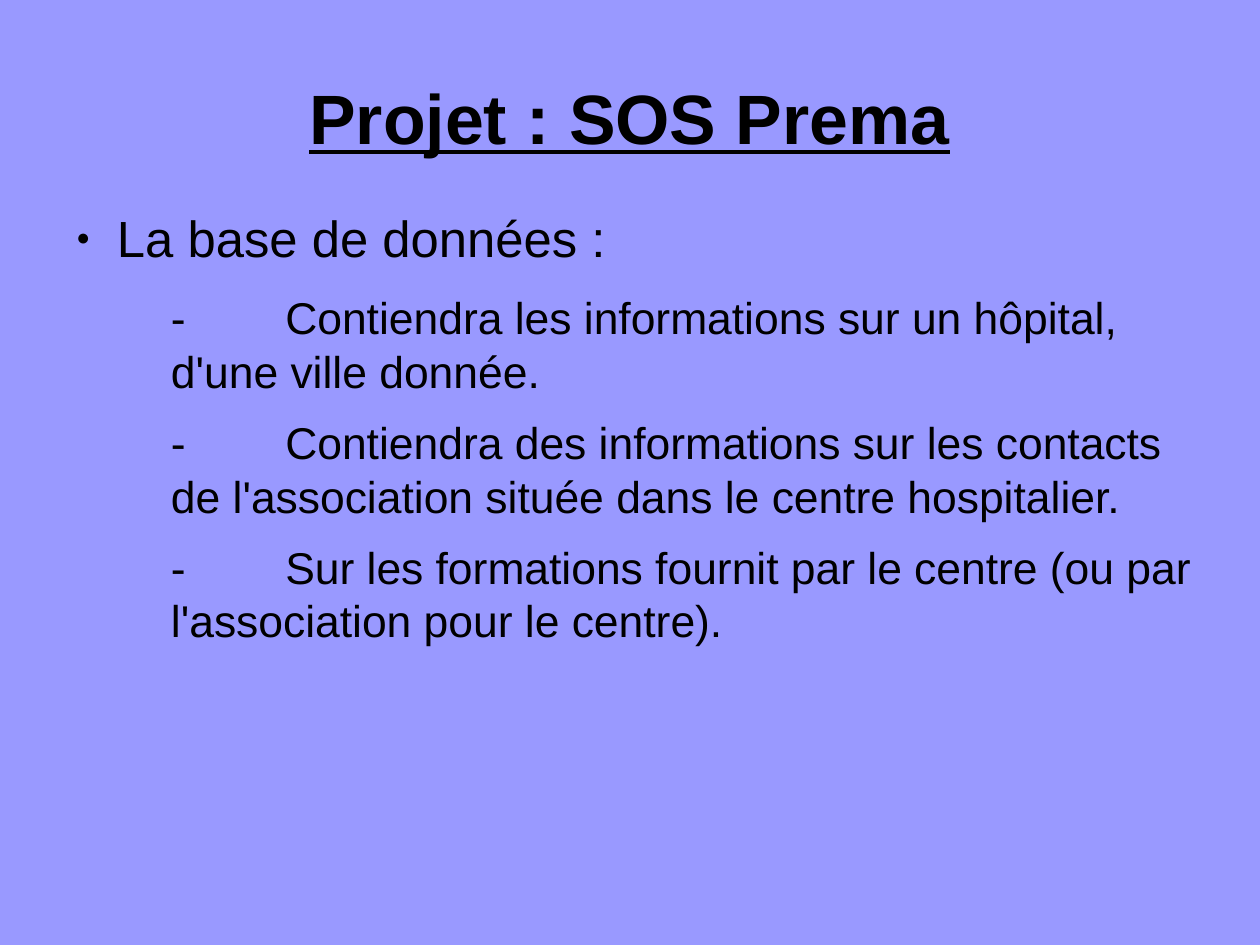
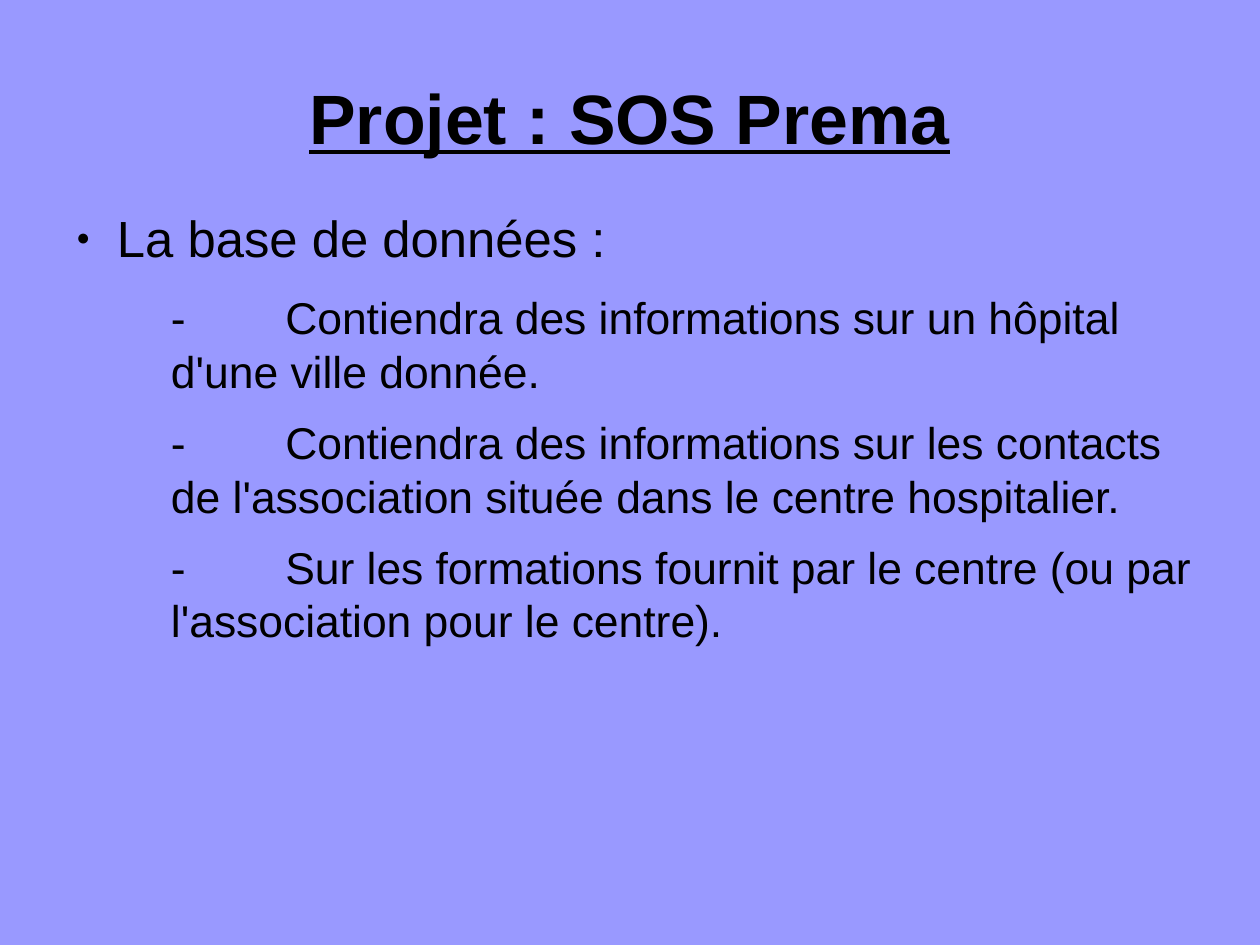
Before and after one commit to hlefe/sosprema, a slide deck: slide 4 of docs/présentation1.odp. Drawn at 1260x945 pixels with LibreOffice and Linux fonts; fonts in the diff are those of the drawing. Boxes give left, top, right and bottom in pixels: in the first picture for what was removed or moved away, otherwise in the second. Text is boxed around its words. In the diff, an @@ line names an element or a change of style, - is before the commit and + after.

```diff
--- a/docs/présentation1.odp
+++ b/docs/présentation1.odp
@@ text at (171,301,1119,389): text changed @@
-  - Contiendra les informations sur un hôpital, d'une ville donnée.
+  - Contiendra des informations sur un hôpital d'une ville donnée.
```
Also in this commit, not shown: 1 other slide changed, 2 slides added.
